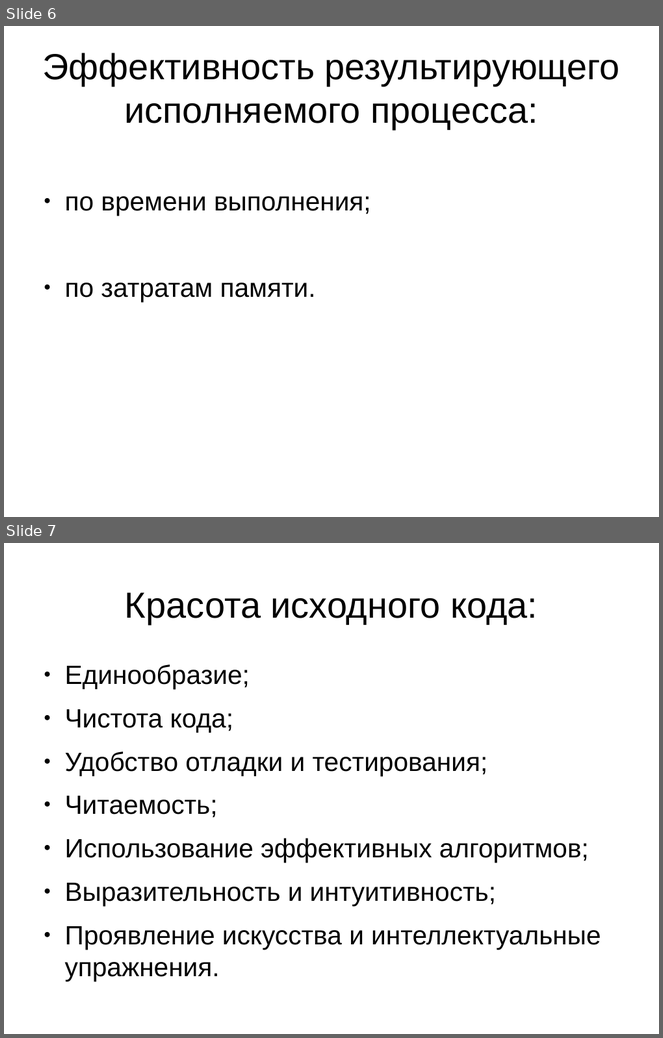
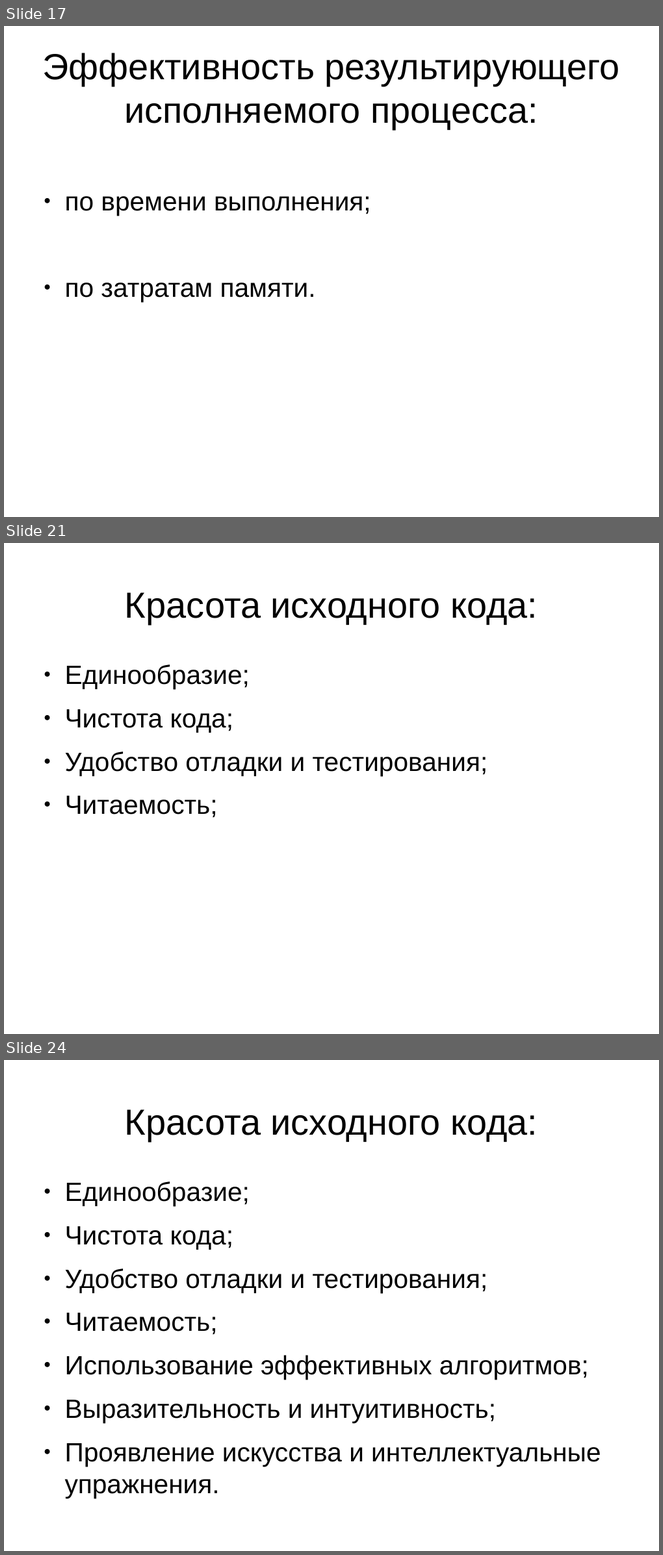
Before and after one commit to altersign/code-beauty, a slide deck: slideshow.odp. Shown one above the other, each under a label of ours: slides 6 and 7 before the commit, slides 17, 21 and 24 after it; the slides between them are not shown. The pictures are 663x1038 and 663x1555 pixels, drawn with LibreOffice and Linux fonts; fonts in the diff are those of the drawing. Boxes give left, top, right and bottom in pixels: in the first picture for what was removed or moved away, otherwise in the second. Text is boxed around its words. In the diff, an @@ line names an element or a change of style, - is before the commit and + after.

```diff
--- a/slideshow.odp
+++ b/slideshow.odp
@@ slide 21 added at (4, 543, 659, 1034), background #FFFFFF @@
@@ title added at (125, 592, 538, 624), 44 pt, text #000000 @@
+Красота исходного кода:
@@ text added at (65, 665, 488, 818), 32 pt, text #000000 @@
+● Единообразие;
+● Чистота кода;
+● Удобство отладки и тестирования;
+● Читаемость;
@@ what was slide 6 is now slide 17 @@
@@ what was slide 7 is now slide 24 @@
```
Also in this commit, not shown: 1 slide changed, 24 other slides added.
